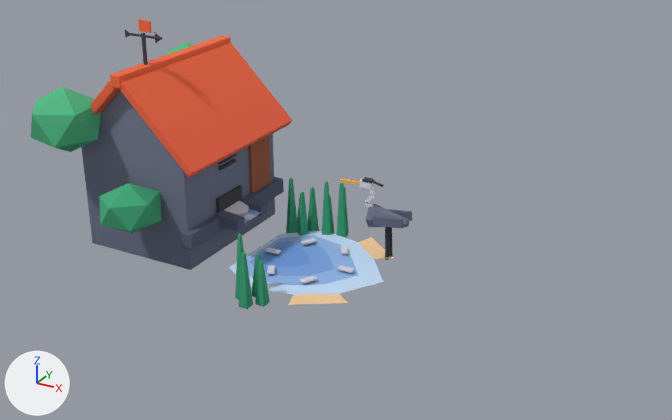
Two versions of the glTF model public/assets/toycar/set-springhouse.glb, one commit apart.
The view is the same before and after, from a 50 mm camera at (4.29, -6.49, 3.79) aimed at (0.81, -0.16, 0.62). Lighting does not change. The marker at lower left points along +X, +Y and +Z. The first picture is the older version. Where no turn or scale is listed for an object, it has been applied to the vertices. Vertices at exactly the same position are counted once.

The first picture shows 'drape_spring', 'springhouse' and 3 more.
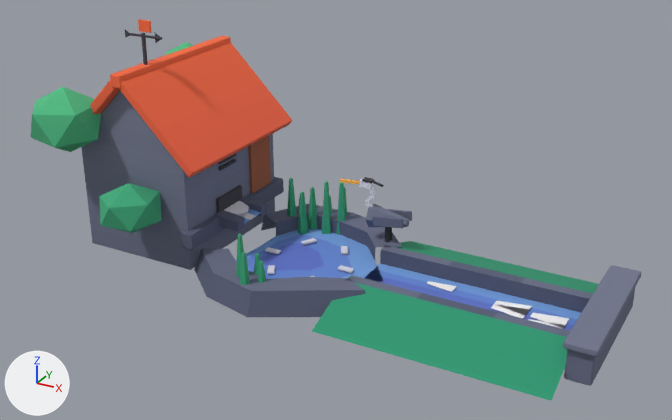
The newer file is also rescaled (x1.6) as a whole; pictures and numbers use the older file's frame.

Where the change shows, as pixel boxes (x1, y1, x2, y2) in the pictures (672 x 420 px):
'drape_spring', reshaped (143% wider, 58% taller)
    before: (229, 178, 412, 309)
    after: (194, 178, 641, 386)
'drape_turf', added (green)
    after: (312, 241, 599, 401)
part 1 of me_drape_spring, rebuilt
    before: (229, 230, 393, 305)
    after: (235, 228, 382, 281)
part 2 of me_drape_spring, added (blue)
    after: (194, 204, 641, 386)

Diff of the bpy script that builds the scene:
```diff
--- a/public/assets/toycar/set-springhouse.glb.py
+++ b/public/assets/toycar/set-springhouse.glb.py
@@ me_drape_spring @@
 # used by ob_drape_spring; location = (0.0, 0.0, 0.0)
-me_drape_spring.from_pydata(...)  # 377 vertices, 670 faces; spans x -0.08..1.24, y -0.97..0.77, z -0.05..0.55
+me_drape_spring.from_pydata(...)  # 585 vertices, 954 faces; spans x -0.38..3.22, y -1.08..0.84, z -0.05..0.55
+# me_drape_spring part 1: the loose piece of 45 vertices spanning x -0.08..1.24, y -0.83..0.66, z 0.02 is rebuilt with 37 vertices and now spans x -0.11..1.24, y -0.77..0.55, z 0.03
+# me_drape_spring part 2: 216 vertices added at x -0.38..3.22, y -1.08..0.84, z -0.04..0.31
 me_drape_spring.materials.append(mat_colormap)
@@ me_drape_turf @@
+me_drape_turf.from_pydata(...)  # 42 vertices, 48 faces; spans x 1.08..3.0, y -1.04..0.84, z -0.02..0.17
+me_drape_turf.materials.append(mat_colormap)  # picture img_colormap_png
@@ ob_drape_turf @@
+ob_drape_turf = bpy.data.objects.new('drape_turf', me_drape_turf)
+ob_drape_turf.location = (0.0, 0.0, 0.0)
```
